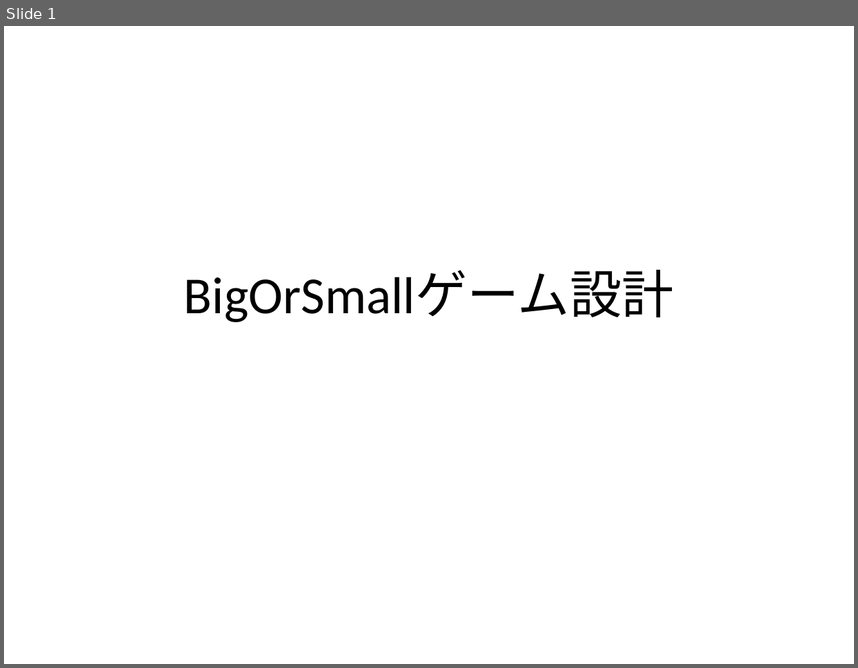
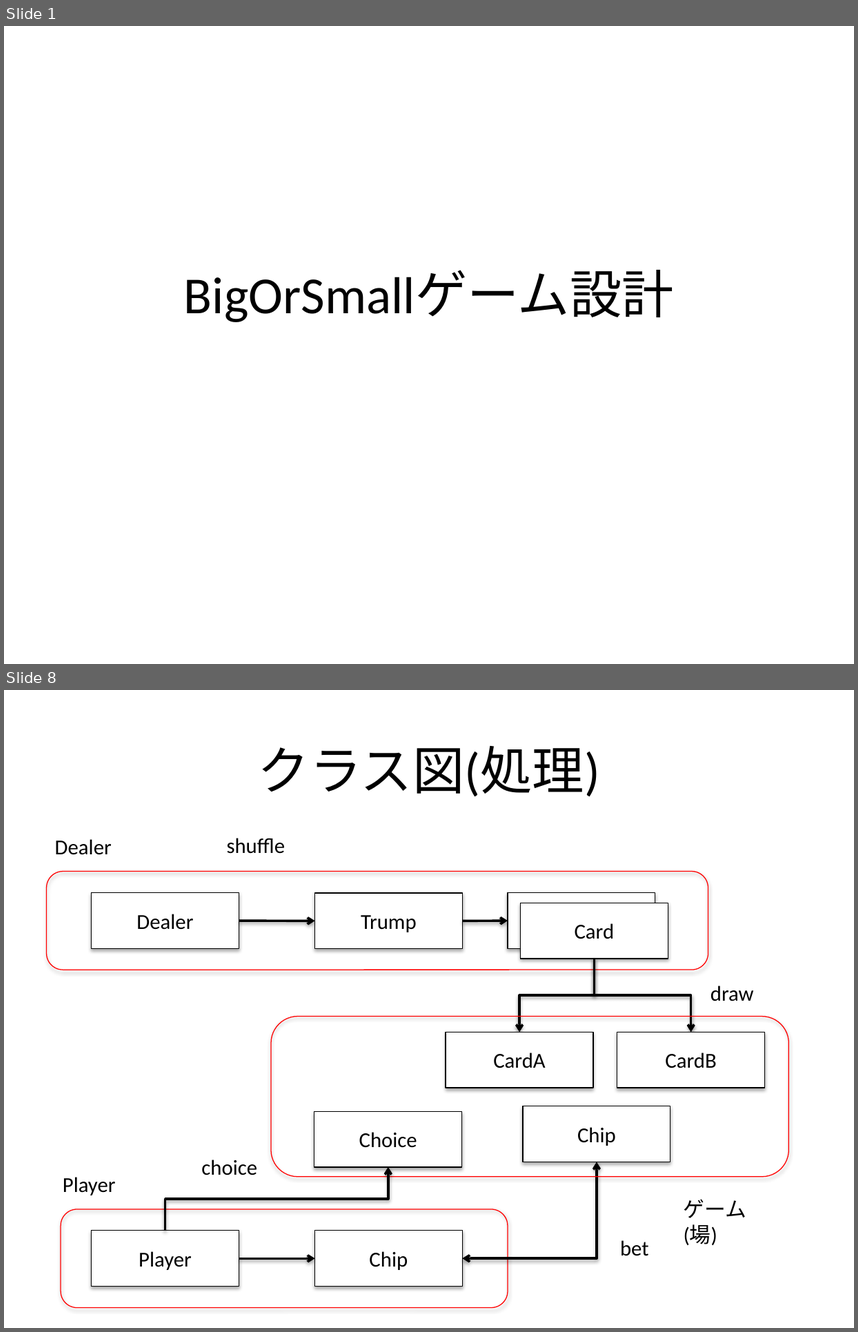
Before and after one commit to unokun/BigOrSmallM, a slide deck: docs/BigOrSmallゲーム設計.pptx. Shown one above the other, each under a label of ours: slide 1 before the commit, slides 1 and 8 after it; the slides between them are not shown. The pictures are 858x668 and 858x1332 pixels, drawn with LibreOffice and Linux fonts; fonts in the diff are those of the drawing. Boxes give left, top, right and bottom in pixels: in the first picture for what was removed or moved away, otherwise in the second. Text is boxed around its words. In the diff, an @@ line names an element or a change of style, - is before the commit and + after.

```diff
--- a/docs/BigOrSmallゲーム設計.pptx
+++ b/docs/BigOrSmallゲーム設計.pptx
@@ slide 8 added at bbox=[4, 690, 854, 1328], background #FFFFFF @@
@@ title added at bbox=[258, 746, 600, 797], 44 pt, text #000000 @@
+クラス図(処理)
@@ text added at bbox=[55, 839, 112, 855], 18 pt, text #000000 @@
+Dealer
@@ text added at bbox=[227, 838, 286, 854], 18 pt, text #000000 @@
+shuffle
@@ rounded rectangle added at bbox=[47, 871, 708, 969], outline #FF0000 0.75 pt @@
@@ rectangle added at bbox=[92, 892, 239, 949], fill #FFFFFF, outline #000000 0.75 pt, 18 pt, text #000000 @@
+Dealer
@@ arrow added from (239, 920) to (315, 920), #000000 2 pt @@
@@ group added at bbox=[315, 892, 668, 958]: 3 rectangles, 1 arrow @@
+Trump
+Card
+Card
@@ elbow arrow added from (594, 958) to (519, 1032), #000000 2 pt @@
@@ elbow arrow added from (594, 958) to (691, 1032), #000000 2 pt @@
@@ text added at bbox=[711, 985, 754, 1001], 18 pt, text #000000 @@
+draw
@@ group added at bbox=[271, 1016, 789, 1176]: 4 rectangles, 1 rounded rectangle @@
+CardA
+CardB
+Chip
+Choice
@@ text added at bbox=[201, 1159, 257, 1175], 18 pt, text #000000 @@
+choice
@@ elbow double arrow added from (462, 1258) to (597, 1162), #000000 2 pt @@
@@ text added at bbox=[63, 1176, 116, 1195], 18 pt, text #000000 @@
+Player
@@ elbow arrow added from (165, 1230) to (388, 1167), #000000 2 pt @@
@@ text added at bbox=[684, 1199, 746, 1245], 18 pt, text #000000 @@
+ゲーム(場)
@@ rounded rectangle added at bbox=[61, 1209, 508, 1307], outline #FF0000 0.75 pt @@
@@ rectangle added at bbox=[92, 1230, 239, 1286], fill #FFFFFF, outline #000000 0.75 pt, 18 pt, text #000000 @@
+Player
@@ rectangle added at bbox=[315, 1230, 463, 1286], fill #FFFFFF, outline #000000 0.75 pt, 18 pt, text #000000 @@
+Chip
@@ text added at bbox=[620, 1240, 649, 1256], 18 pt, text #000000 @@
+bet
@@ arrow added from (239, 1258) to (315, 1258), #000000 2 pt @@
```
Also in this commit, not shown: 4 slides changed, 2 other slides added, 1 slide removed, 1 other file.
